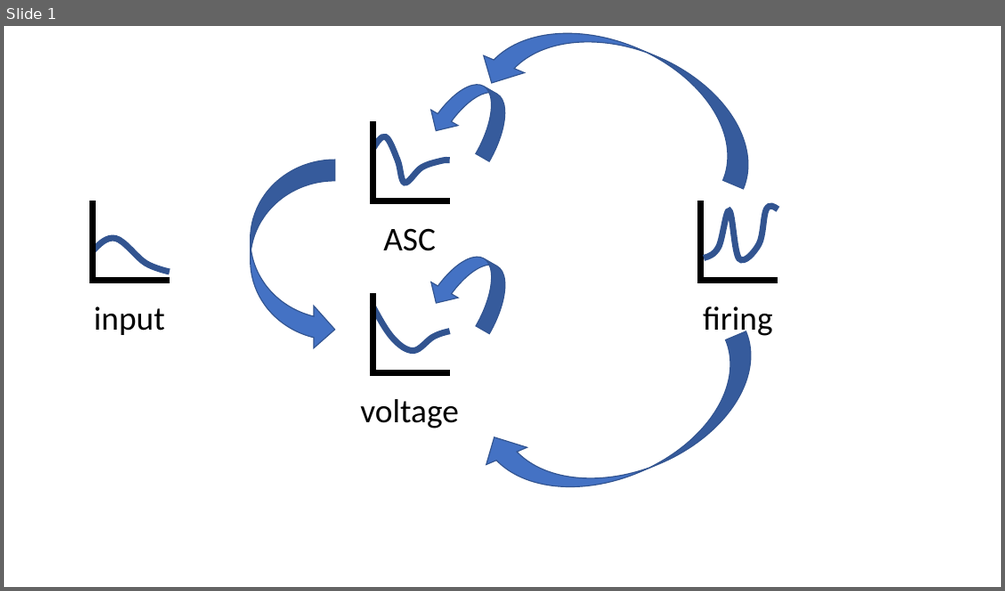
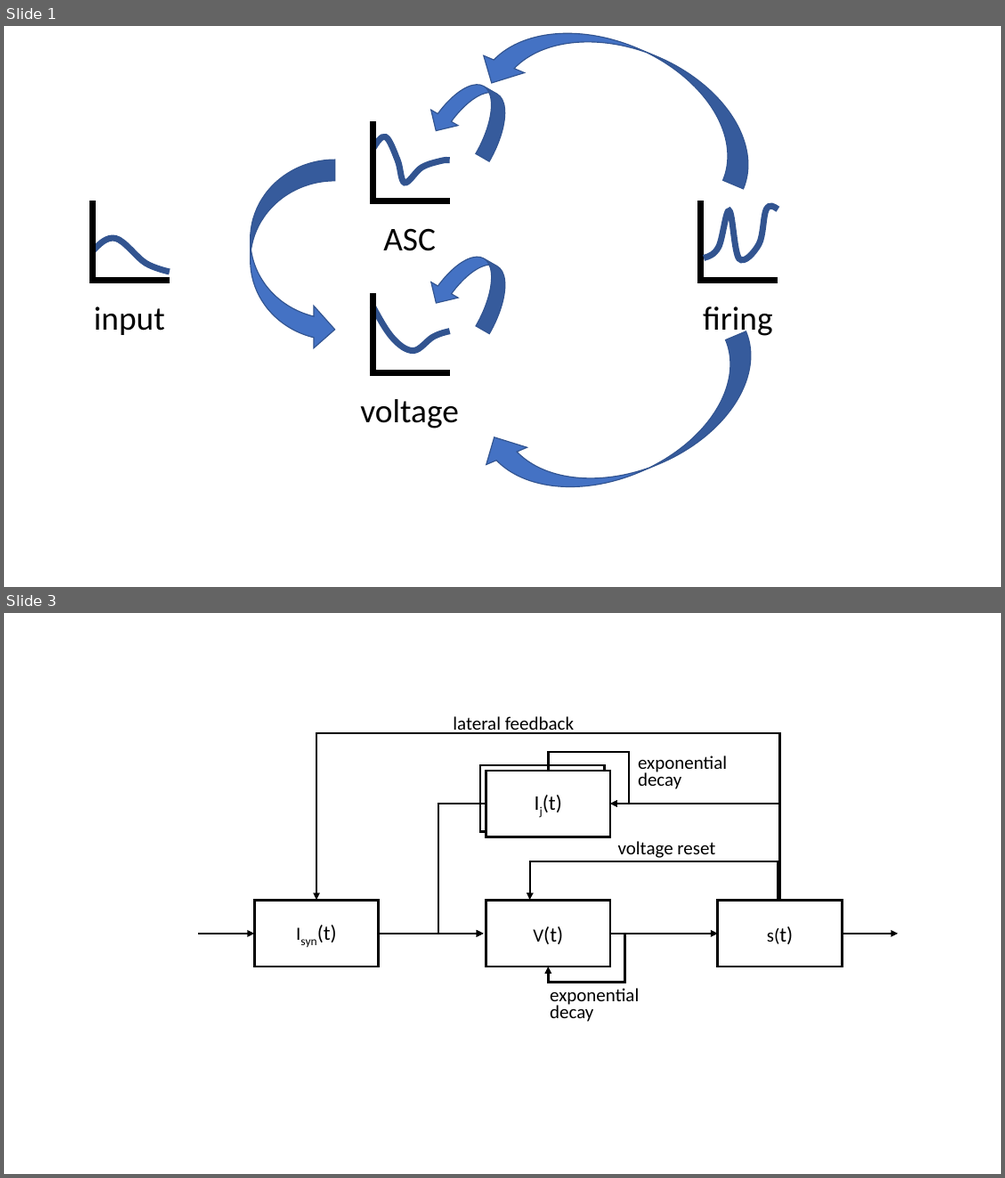
Before and after one commit to AllenInstitute/GLIFS_ASC, a slide deck: models/results/paper_figures/model_schematic.pptx. Shown one above the other, each under a label of ours: slide 1 before the commit, slides 1 and 3 after it; the slides between them are not shown. The pictures are 1005x591 and 1005x1178 pixels, drawn with LibreOffice and Linux fonts; fonts in the diff are those of the drawing. Boxes give left, top, right and bottom in pixels: in the first picture for what was removed or moved away, otherwise in the second. Text is boxed around its words. In the diff, an @@ line names an element or a change of style, - is before the commit and + after.

```diff
--- a/models/results/paper_figures/model_schematic.pptx
+++ b/models/results/paper_figures/model_schematic.pptx
@@ slide 3 added at box(4, 613, 1001, 1174), background #FFFFFF @@
@@ text added at box(453, 716, 574, 734), 18 pt, text #000000 @@
+lateral feedback
@@ elbow arrow added from (780, 900) to (316, 900), #000000 2.25 pt @@
@@ rectangle added at box(480, 765, 605, 832), outline #000000 2.25 pt @@
@@ rectangle added at box(486, 771, 610, 837), fill #FFFFFF, outline #000000 2.25 pt, 20 pt, text #000000 @@
+Ij(t)
@@ elbow arrow added from (549, 771) to (610, 803), #000000 2.25 pt @@
@@ text added at box(638, 755, 727, 789), 18 pt, text #000000 @@
+exponential decay
@@ elbow arrow added from (485, 803) to (484, 933), #000000 2.25 pt @@
@@ elbow arrow added from (780, 900) to (610, 803), #000000 2.25 pt @@
@@ text added at box(618, 841, 715, 858), 18 pt, text #000000 @@
+voltage reset
@@ elbow arrow added from (778, 900) to (530, 900), #000000 2.25 pt @@
@@ rectangle added at box(254, 900, 379, 966), outline #000000 2.25 pt, 20 pt, text #000000 @@
+Isyn(t)
@@ rectangle added at box(486, 900, 610, 966), outline #000000 2.25 pt, 20 pt, text #000000 @@
+V(t)
@@ rectangle added at box(718, 900, 842, 966), outline #000000 2.25 pt, 18 pt, text #000000 @@
+s(t)
@@ arrow added from (198, 933) to (254, 933), #000000 2.25 pt @@
@@ arrow added from (379, 933) to (484, 933), #000000 2.25 pt @@
@@ elbow arrow added from (610, 933) to (549, 966), #000000 2.25 pt @@
@@ arrow added from (610, 933) to (718, 933), #000000 2.25 pt @@
@@ arrow added from (842, 933) to (898, 933), #000000 2.25 pt @@
@@ text added at box(550, 988, 639, 1022), 18 pt, text #000000 @@
+exponential decay
```
Also in this commit, not shown: 1 slide changed, 2 other slides added, 7 other files.
